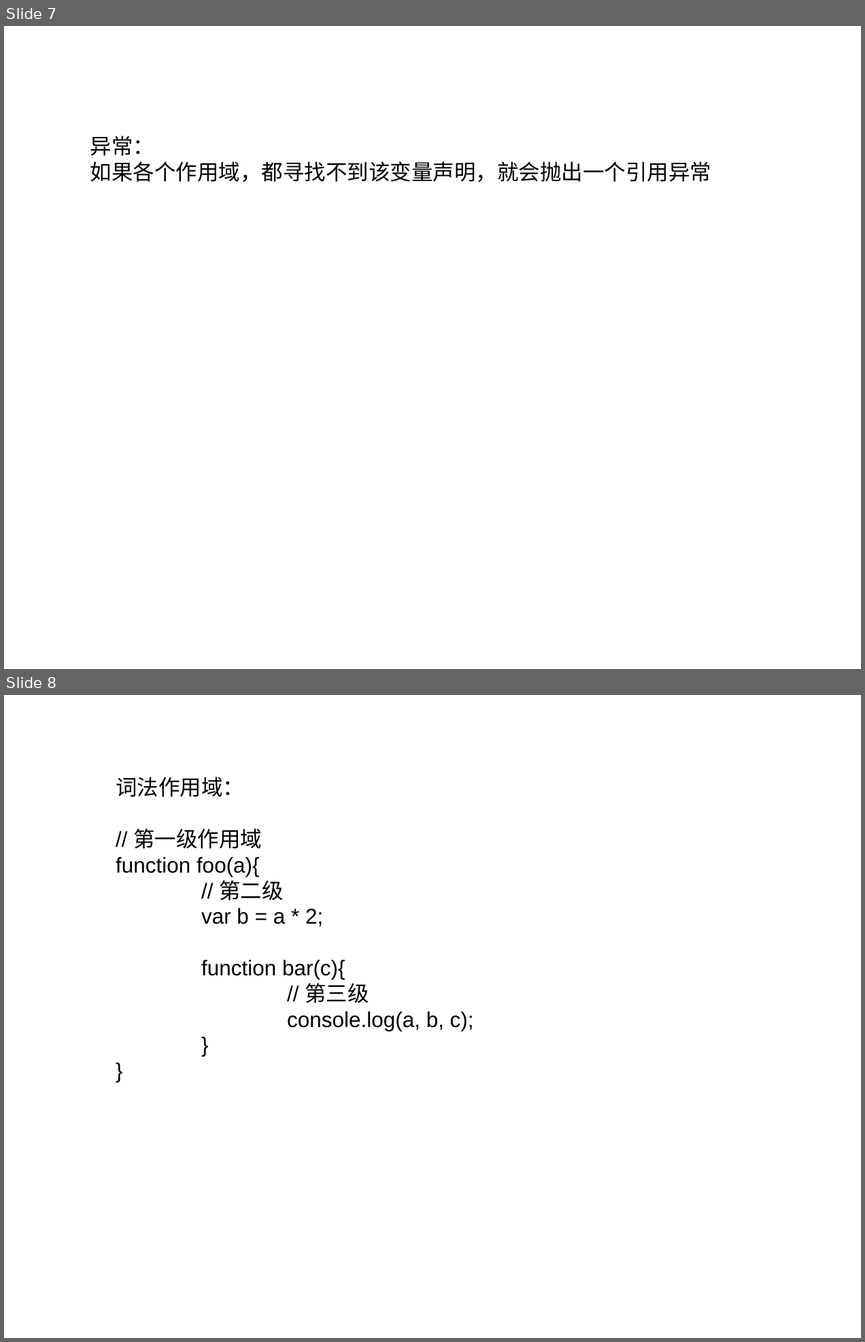
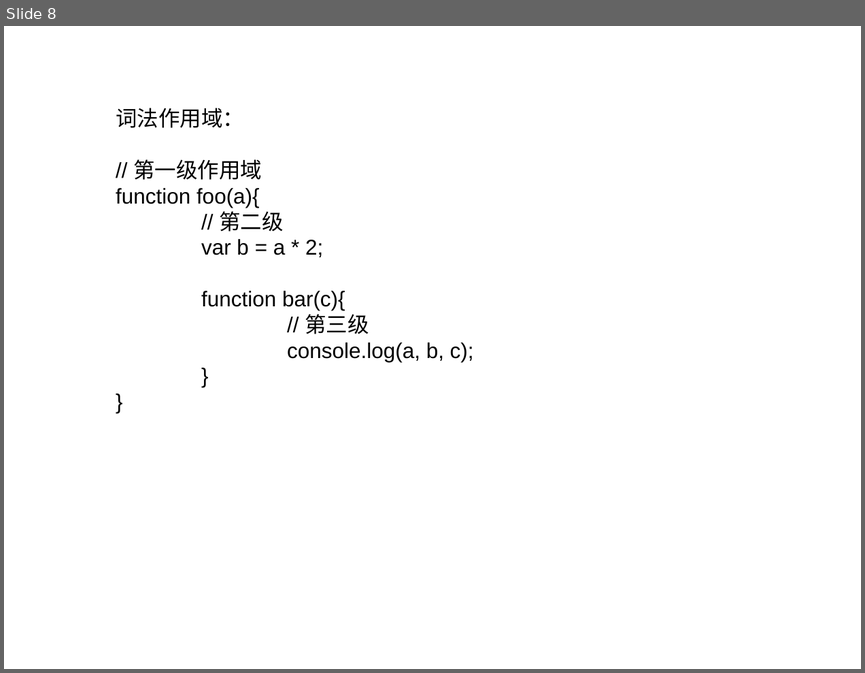
Before and after one commit to linfenpan/flamingo, a slide deck: share/脚本执行的3兄弟.ppt. Shown one above the other, each under a label of ours: slides 7 and 8 before the commit, slide 8 after it. The pictures are 865x1342 and 865x673 pixels, drawn with LibreOffice and Linux fonts; fonts in the diff are those of the drawing. Boxes give left, top, right and bottom in pixels: in the first picture for what was removed or moved away, otherwise in the second. Text is boxed around its words. In the diff, an @@ line names an element or a change of style, - is before the commit and + after.

```diff
--- a/share/脚本执行的3兄弟.ppt
+++ b/share/脚本执行的3兄弟.ppt
@@ slide 7 removed at [4, 26, 861, 669], background #FFFFFF @@
@@ text removed at [90, 135, 712, 182] @@
-异常：
-如果各个作用域，都寻找不到该变量声明，就会抛出一个引用异常
```
Also in this commit, not shown: 9 slides changed, 1 slide added, 4 other slides removed, 23 other files.
